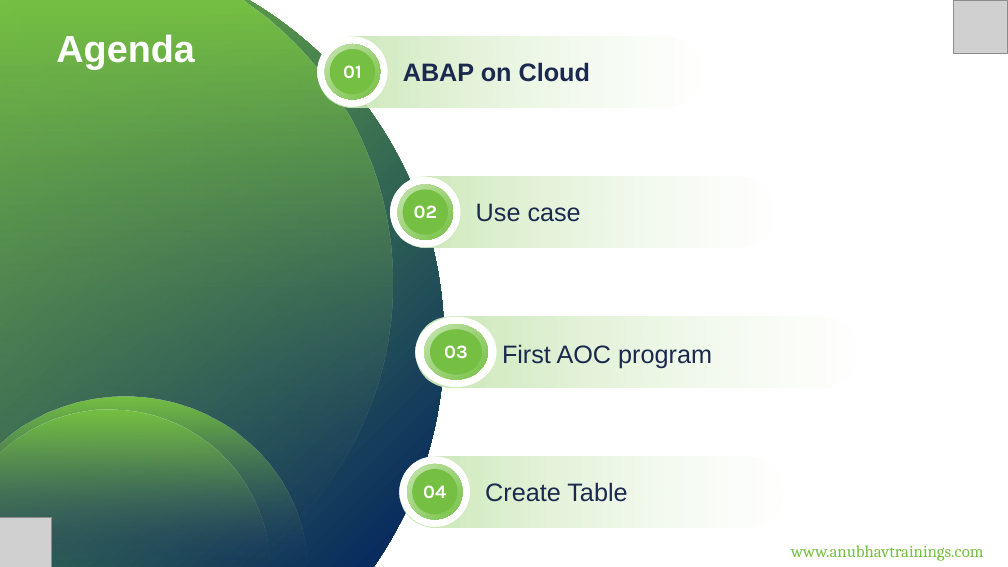
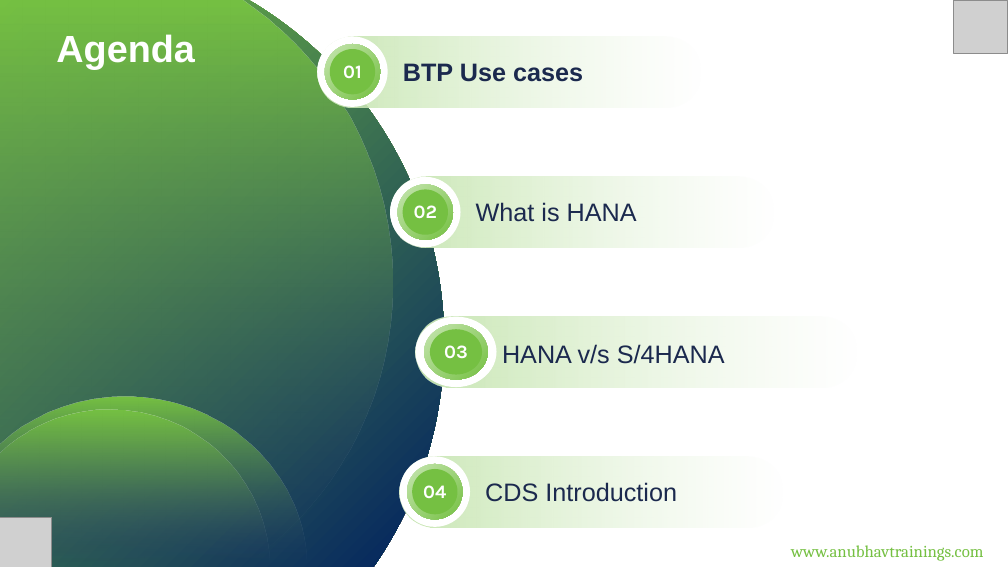
Before and after one commit to soyuztechnologies/CDS_AMDP_RAP_Training_60H, a slide deck: slide 3 of Day 2/DAY-2.pptx. Drawn at 1008x567 pixels with LibreOffice and Linux fonts; fonts in the diff are those of the drawing; grey boxes stand for pictures. Boxes give left, top, right and bottom in pixels: in the first picture for what was removed or moved away, otherwise in the second. Text is boxed around its words. In the diff, an @@ line names an element or a change of style, - is before the commit and + after.

```diff
--- a/Day 2/DAY-2.pptx
+++ b/Day 2/DAY-2.pptx
@@ text at <box>403,63,583,82</box>: text changed @@
-ABAP on Cloud
+BTP Use cases
@@ text at <box>476,202,637,222</box>: text changed @@
-Use case
+What is HANA
@@ text at <box>502,344,725,364</box>: text changed @@
-First AOC program
+HANA v/s S/4HANA
@@ text at <box>485,482,677,502</box>: text changed @@
-Create Table
+CDS Introduction
```
Also in this commit, not shown: 9 other slides changed, 3 slides added, 1 slide removed, 10 other files.
